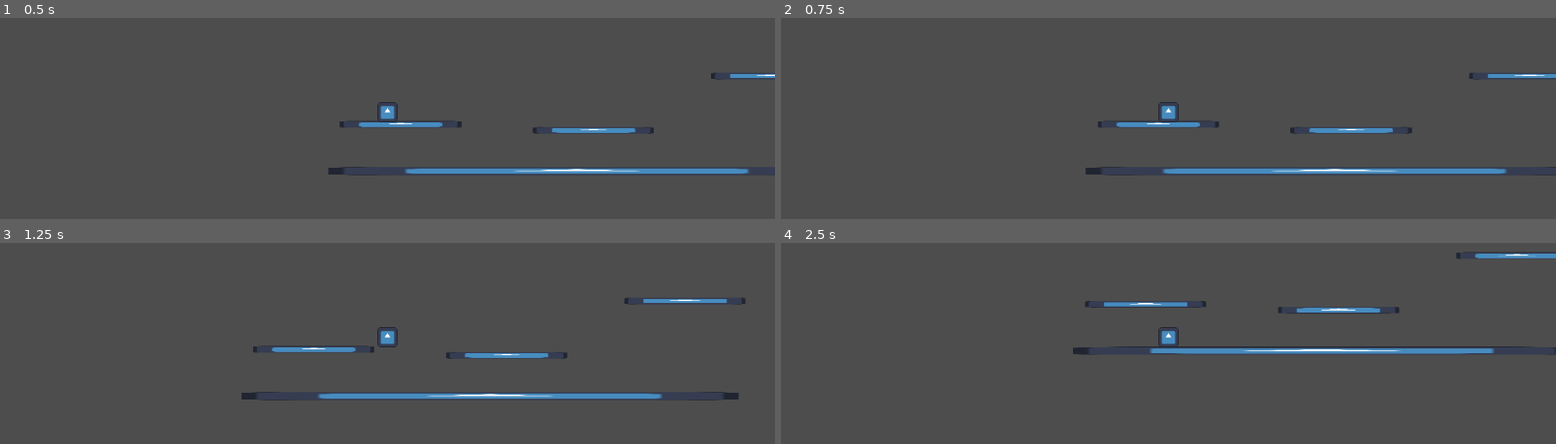
Above: before the commit, frames 1-4 (two rows, left to right).
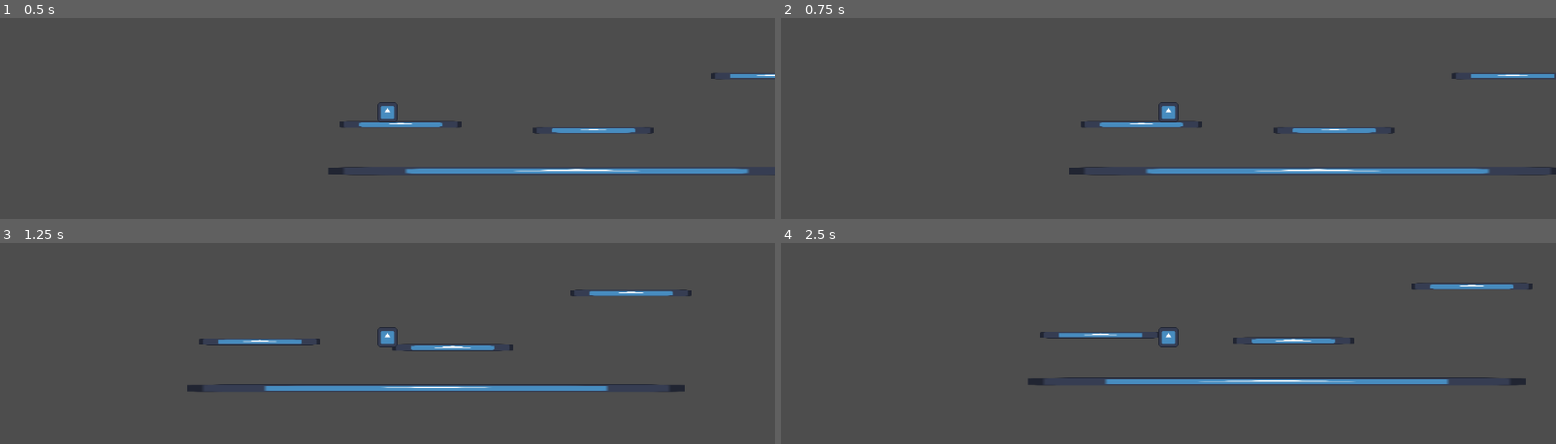
Above: after the commit, the same moments.

Repository: undeadskeleton/teachingstatemachine2
Game: Godot game, scene res://scene/base.tscn
Same seed, same stepped clock (60 frames per second), same inputs: the game is played once before the commit and once after it. The engine's default icon, where the game draws it, is replaced by a stand-in: a white triangle on a blue panel in a dark square.
Inputs (mouse positions are in pixels of both pictures, inside the frame that each line leads up to):
- Up to frame 1 (0.5 s): no input
- Up to frame 2 (0.75 s): tap Enter (ui_accept) at 0.5 s; move the mouse to (1339, 90) at 0.52 s; hold Right (ui_right) from 0.53 s (still down); tap Shift (Dash) at 0.6 s; click (1339, 90) at 0.67 s
- Up to frame 3 (1.25 s): keep holding Right (ui_right); tap Enter (ui_accept) at 0.77 s
- Up to frame 4 (2.5 s): release Right (ui_right) at 1.25 s; drag from (1013, 359) to (1129, 423) at 1.27 s; move the mouse to (outside the picture) at 2.02 s; hold Left (ui_left) from 2.03 s (still down); tap Shift (Dash) at 2.1 s

Frame 1 is identical in both runs. In frame 2, 0.9% of the frame differs, in the area x 37-100%, y 27-79%; in frame 3, 5.2%; in frame 4, 5.3%, in the area x 31-100%, y 4-71%.

Commit message:
trying to solve dash but still problem

Diff:
--- a/scene/base.tscn
+++ b/scene/base.tscn
@@ -3,8 +3,7 @@
 [ext_resource type="Texture2D" uid="uid://cax5827rh6whe" path="res://icon.svg" id="1_lsuyn"]
 [ext_resource type="PackedScene" uid="uid://bdrr5j46kymw" path="res://scene/player.tscn" id="2_vanxo"]
 
-[sub_resource type="RectangleShape2D" id="RectangleShape2D_vanxo"]
-size = Vector2(1174.25, 15.5)
+[sub_resource type="WorldBoundaryShape2D" id="WorldBoundaryShape2D_vanxo"]
 
 [sub_resource type="RectangleShape2D" id="RectangleShape2D_oebcw"]
 size = Vector2(285, 13)
@@ -20,7 +19,7 @@
 
 [node name="CollisionShape2D" type="CollisionShape2D" parent="StaticBody2D"]
 position = Vector2(576, 641)
-shape = SubResource("RectangleShape2D_vanxo")
+shape = SubResource("WorldBoundaryShape2D_vanxo")
 
 [node name="StaticBody2D2" type="StaticBody2D" parent="."]
 position = Vector2(16, -227)
--- a/script/dash.gd
+++ b/script/dash.gd
@@ -1,6 +1,28 @@
 extends StateInterface
 
 class_name DashState
+@export var dash_speed : float = 600
+@export var dash_time : float = 0.4
+var dash_timer : float = 0.0
 
 func enter()-> void:
 	print("Enter dash state")
+	var character = statemachine.get_parent()
+	var direction = Input.get_axis("ui_left","ui_right")
+
+	if direction==0:
+		direction = statemachine.lastdir
+		statemachine.lastdir = direction
+
+	character.velocity.x = direction * dash_speed
+	dash_timer = dash_time
+
+func physics_update(delta: float)-> void:
+	print("Time remaning:",dash_timer)
+	dash_timer-=delta
+	if dash_timer<=0:
+		var direction = Input.get_axis("ui_left","ui_right")
+		if direction==0:
+			statemachine.change_state("idlestate")
+		else:
+			statemachine.change_state("movestate")
--- a/script/idle.gd
+++ b/script/idle.gd
@@ -15,5 +15,5 @@
 		statemachine.change_state("jumpstate")
 	if Input.is_action_pressed("ui_left") or Input.is_action_pressed("ui_right"):
 		statemachine.change_state("movestate")
-	if Input.is_action_just_pressed("dash"):
+	if Input.is_action_just_pressed("Dash"):
 		statemachine.change_state("dashstate")
--- a/script/jump.gd
+++ b/script/jump.gd
@@ -5,7 +5,7 @@
 func enter()-> void:
 	print("Enter jump state")
 	var character = statemachine.get_parent()
-	character.velocity.y = -600
+	character.velocity.y = -300
 
 func physics_update(delta: float)-> void:
 	var character = statemachine.get_parent()
@@ -16,6 +16,7 @@
 	#handle air movement
 
 	var direction= Input.get_axis("ui_left","ui_right")
+	statemachine.lastdir = sign(direction)
 
 	character.velocity.x = 200 * direction
 
--- a/script/move.gd
+++ b/script/move.gd
@@ -10,10 +10,11 @@
 func physics_update(delta: float)-> void:
 	var character=statemachine.get_parent()
 
-	if !character.is_on_floor:
+	if !character.is_on_floor():
 		character.velocity.y +=delta*980
+
 	var direction = Input.get_axis("ui_left","ui_right")
-
+	statemachine.lastdir = sign(direction)
 	if direction==0:
 		statemachine.change_state("idlestate")
 
@@ -22,3 +23,5 @@
 func handle_input(event: InputEvent)-> void:
 	if Input.is_action_just_pressed("ui_up"):
 		statemachine.change_state("jumpstate")
+	if Input.is_action_just_pressed("Dash"):
+		statemachine.change_state("dashstate")
--- a/script/statemachine.gd
+++ b/script/statemachine.gd
@@ -7,6 +7,8 @@
 var current_state : StateInterface
 var currentstatename : String
 @export var initial_state : StateInterface
+
+var lastdir : int = 1
 
 func _ready()-> void:
 	#Take all the children under StateMachine node
